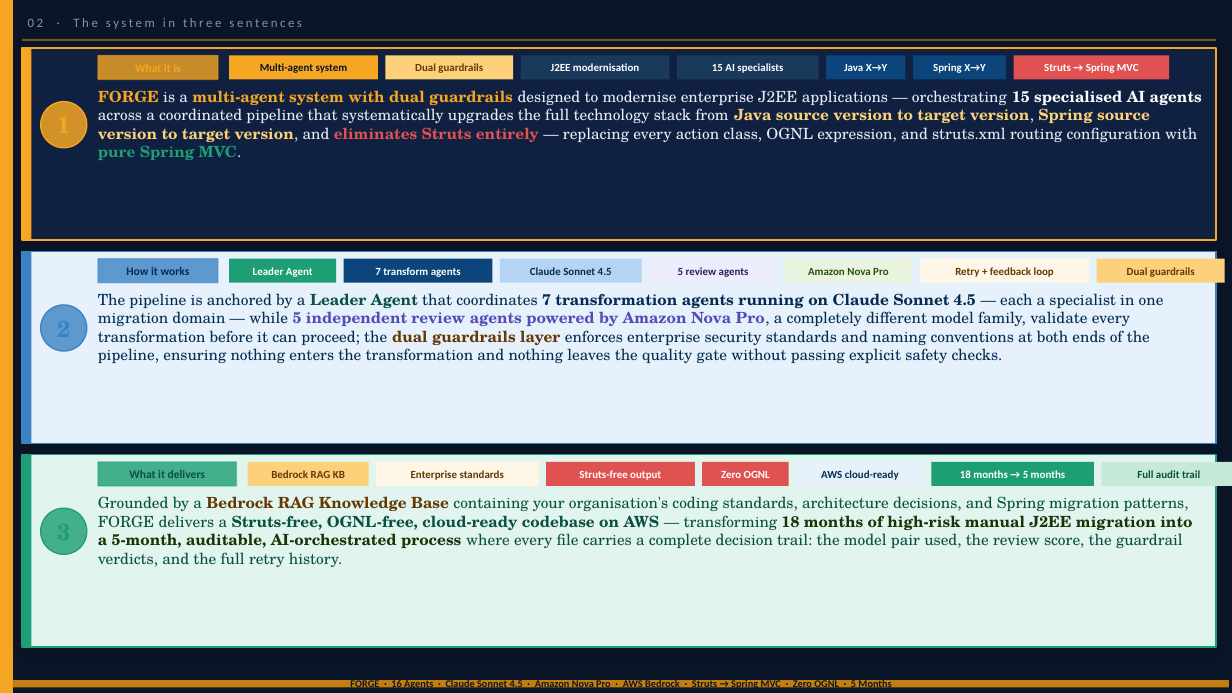
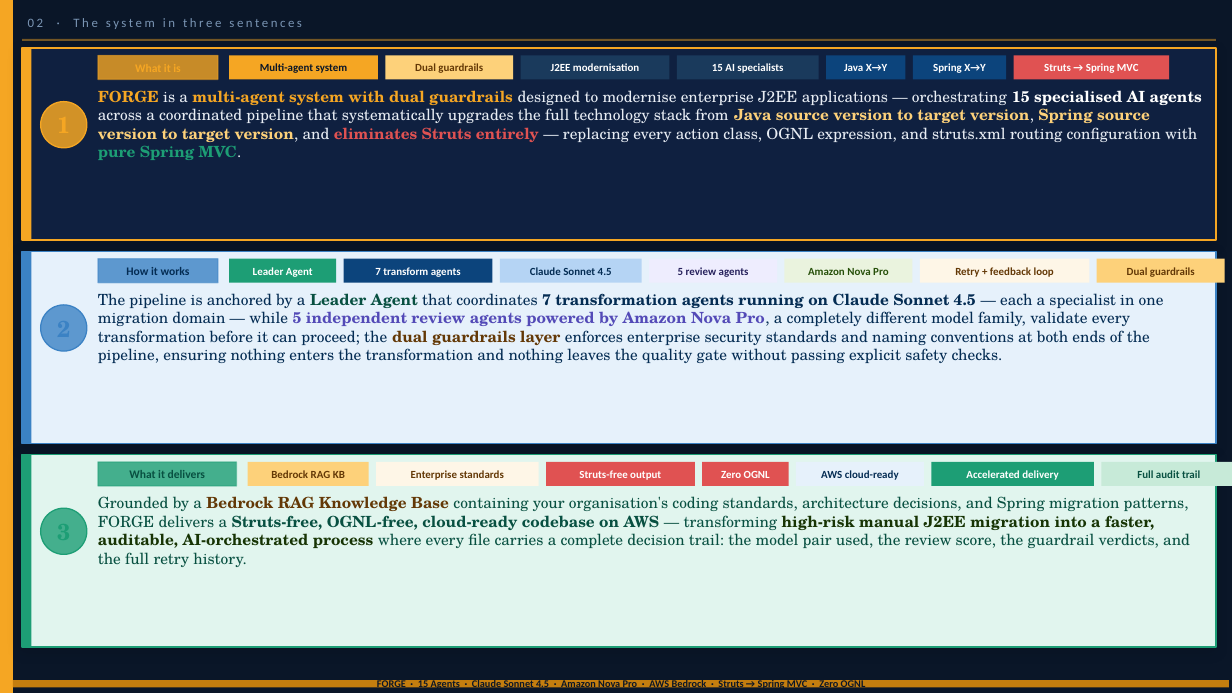
Before and after one commit to anche-raja/misc, a slide deck: slide 2 of FORGE-AgentDeepDive.pptx. Drawn at 1232x693 pixels with LibreOffice and Linux fonts; fonts in the diff are those of the drawing. Boxes give left, top, right and bottom in pixels: in the first picture for what was removed or moved away, otherwise in the second. Text is boxed around its words. In the diff, an @@ line names an element or a change of style, - is before the commit and + after.

```diff
--- a/FORGE-AgentDeepDive.pptx
+++ b/FORGE-AgentDeepDive.pptx
@@ text at [966, 470, 1058, 480]: text changed @@
-18 months → 5 months
+Accelerated delivery
@@ text at [98, 496, 1190, 567]: text changed @@
-Grounded by a Bedrock RAG Knowledge Base containing your organisation's coding standards, architecture decisions, and Spring migration patterns, FORGE delivers a Struts-free, OGNL-free, cloud-ready codebase on AWS — transforming 18 months of high-risk manual J2EE migration into a 5-month, auditable, AI-orchestrated process where every file carries a complete decision trail: the model pair used, the review score, the guardrail verdicts, and the full retry history.
+Grounded by a Bedrock RAG Knowledge Base containing your organisation's coding standards, architecture decisions, and Spring migration patterns, FORGE delivers a Struts-free, OGNL-free, cloud-ready codebase on AWS — transforming high-risk manual J2EE migration into a faster, auditable, AI-orchestrated process where every file carries a complete decision trail: the model pair used, the review score, the guardrail verdicts, and the full retry history.
@@ text at [377, 679, 866, 691]: text changed @@
-FORGE · 16 Agents · Claude Sonnet 4.5 · Amazon Nova Pro · AWS Bedrock · Struts → Spring MVC · Zero OGNL · 5 Months
+FORGE · 15 Agents · Claude Sonnet 4.5 · Amazon Nova Pro · AWS Bedrock · Struts → Spring MVC · Zero OGNL
```
Also in this commit, not shown: 3 other slides changed, 7 slides added.
